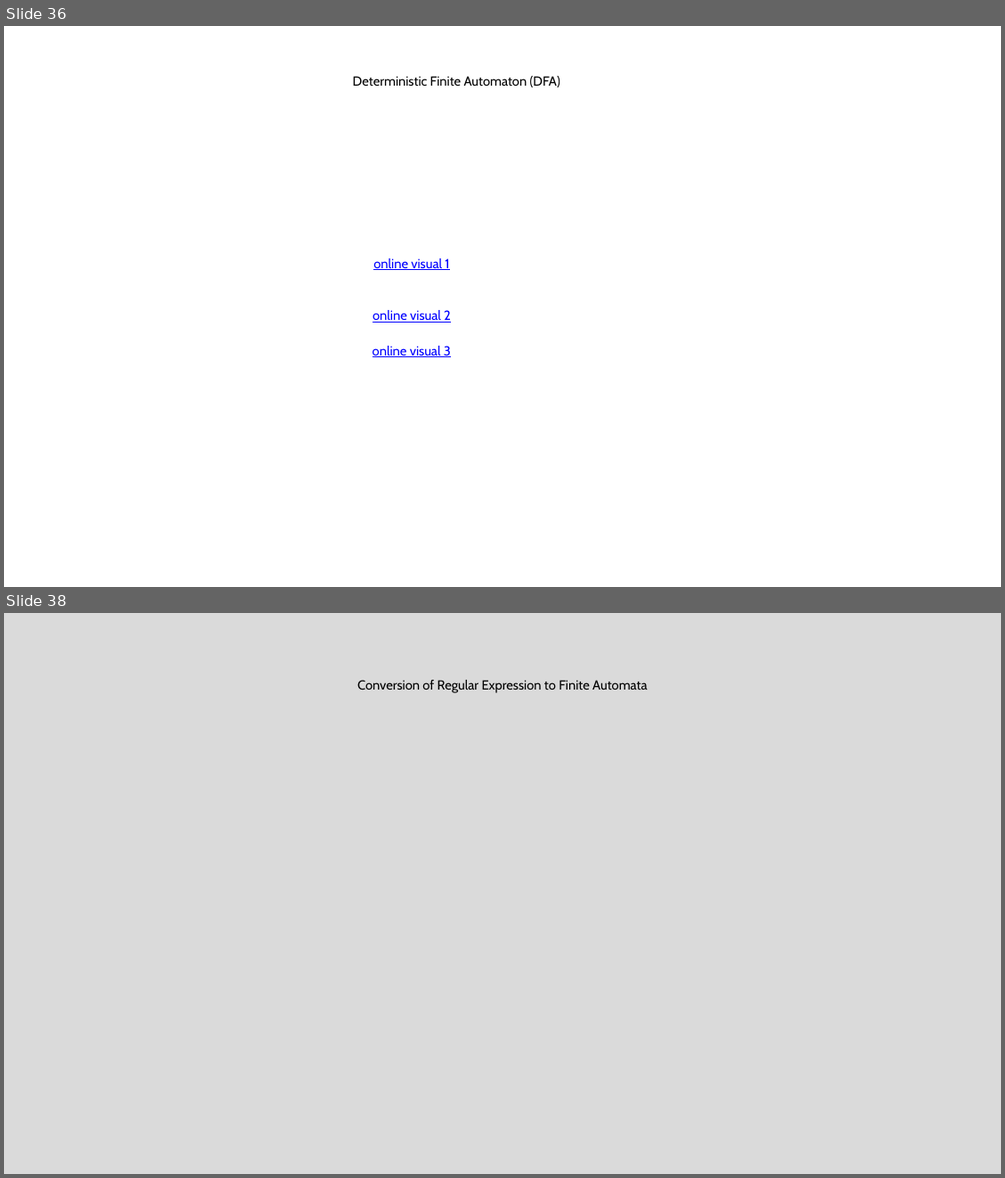
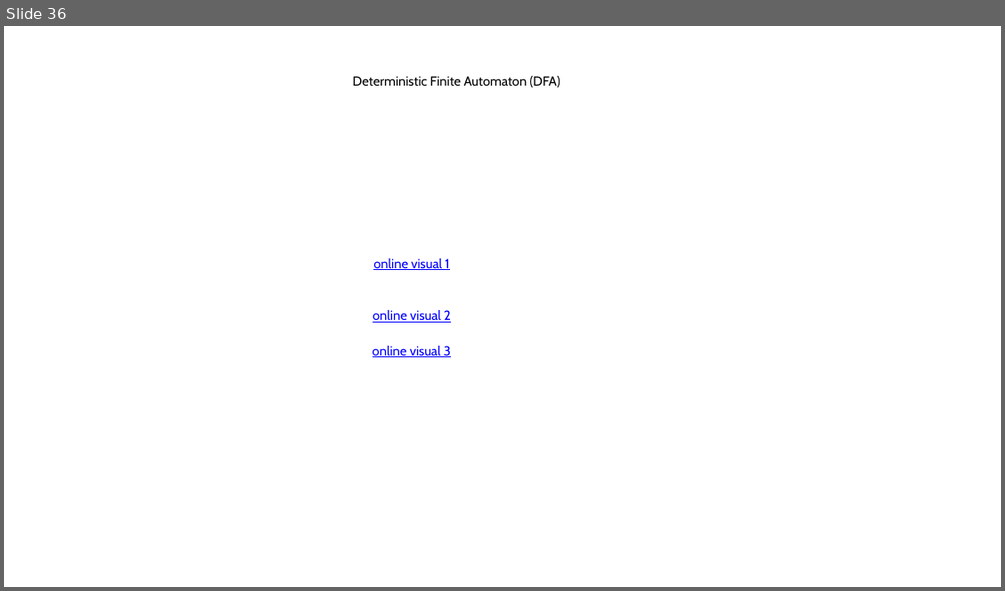
Before and after one commit to manikandantn68/linux-persistence-Privilege-Escalation, a slide deck: MY NOTES/complier note/compiler definition.pptx. Shown one above the other, each under a label of ours: slides 36 and 38 before the commit, slide 36 after it; the slides between them are not shown. The pictures are 1005x1178 and 1005x591 pixels, drawn with LibreOffice and Linux fonts; fonts in the diff are those of the drawing. Boxes give left, top, right and bottom in pixels: in the first picture for what was removed or moved away, otherwise in the second. Text is boxed around its words. In the diff, an @@ line names an element or a change of style, - is before the commit and + after.

```diff
--- a/MY NOTES/complier note/compiler definition.pptx
+++ b/MY NOTES/complier note/compiler definition.pptx
@@ slide 38 removed at (4, 613, 1001, 1174), background #DADADA @@
@@ text removed at (357, 680, 647, 693) @@
-Conversion of Regular Expression to Finite Automata
```
Also in this commit, not shown: 1 slide changed, 2 slides added, 2 other slides removed.
